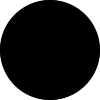
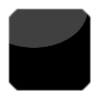
Layers edited between the first and the second 100x100 image:
added layer "gloss" (25%) above "wing green" over 7, 1, 88, 48
removed layer "Background" over 0, 0, 100, 100
added layer "back" over 0, 0, 100, 100
